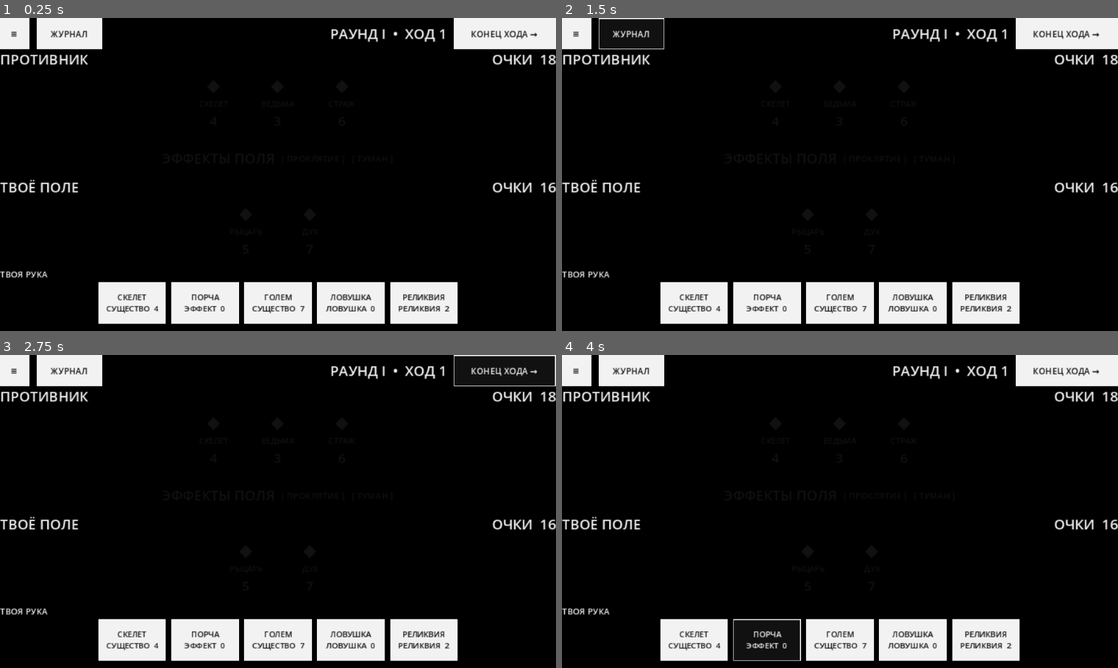
Above: before the commit, frames 1-4 (two rows, left to right).
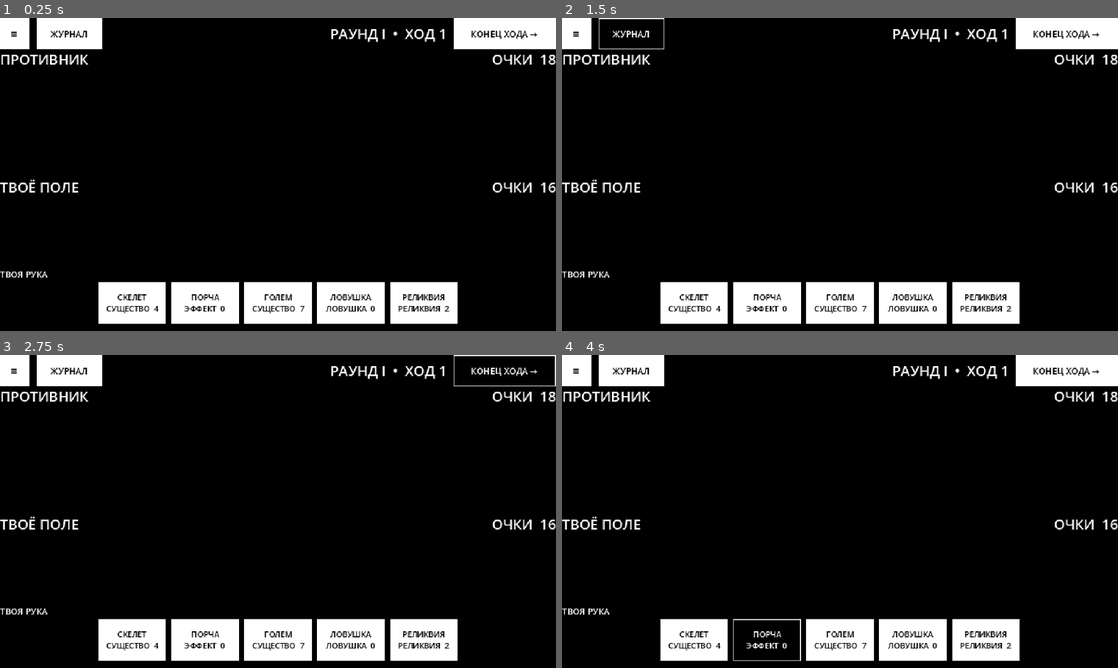
Above: after the commit, the same moments.

Repository: Blyaprint/new-1-bit-kuznya
Game: Godot game, scene res://scenes/battlefield.tscn
Two runs of this game, one before a commit and one after it. Both use one fixed random seed, a clock stepped at 60 frames per second and the inputs below.
Inputs:
- Up to frame 1 (0.25 s): no input
- Up to frame 2 (1.5 s): click "≡" at 0.5 s; click "ЖУРНАЛ" at 1.25 s
- Up to frame 3 (2.75 s): click "КОНЕЦ ХОДА →" at 2 s
- Up to frame 4 (4 s): click "СКЕЛЕТ СУЩЕСТВО 4" at 2.75 s; click "ПОРЧА ЭФФЕКТ 0" at 3.5 s

The runs differ from the first frame. In frame 1, 1.7% of the frame differs, in the area x 0-100%, y 3-95%; in frame 2, 1.7%; in frame 3, 1.7%; in frame 4, 1.7%.

Commit message:
Enforce strict black and white UI palette

Diff:
--- a/scripts/battlefield.gd
+++ b/scripts/battlefield.gd
@@ -1,7 +1,7 @@
 extends Control
 
-const INK := Color("#111111")
-const PAPER := Color("#F2F2F2")
+const INK := Color("#000000")
+const PAPER := Color("#FFFFFF")
 
 var turn_number := 1
 var player_turn := true
@@ -21,6 +21,7 @@
 func _build_screen() -> void:
 	set_anchors_and_offsets_preset(Control.PRESET_FULL_RECT)
 	mouse_filter = Control.MOUSE_FILTER_STOP
+	texture_filter = CanvasItem.TEXTURE_FILTER_NEAREST
 
 	var root := VBoxContainer.new()
 	root.set_anchors_and_offsets_preset(Control.PRESET_FULL_RECT)
